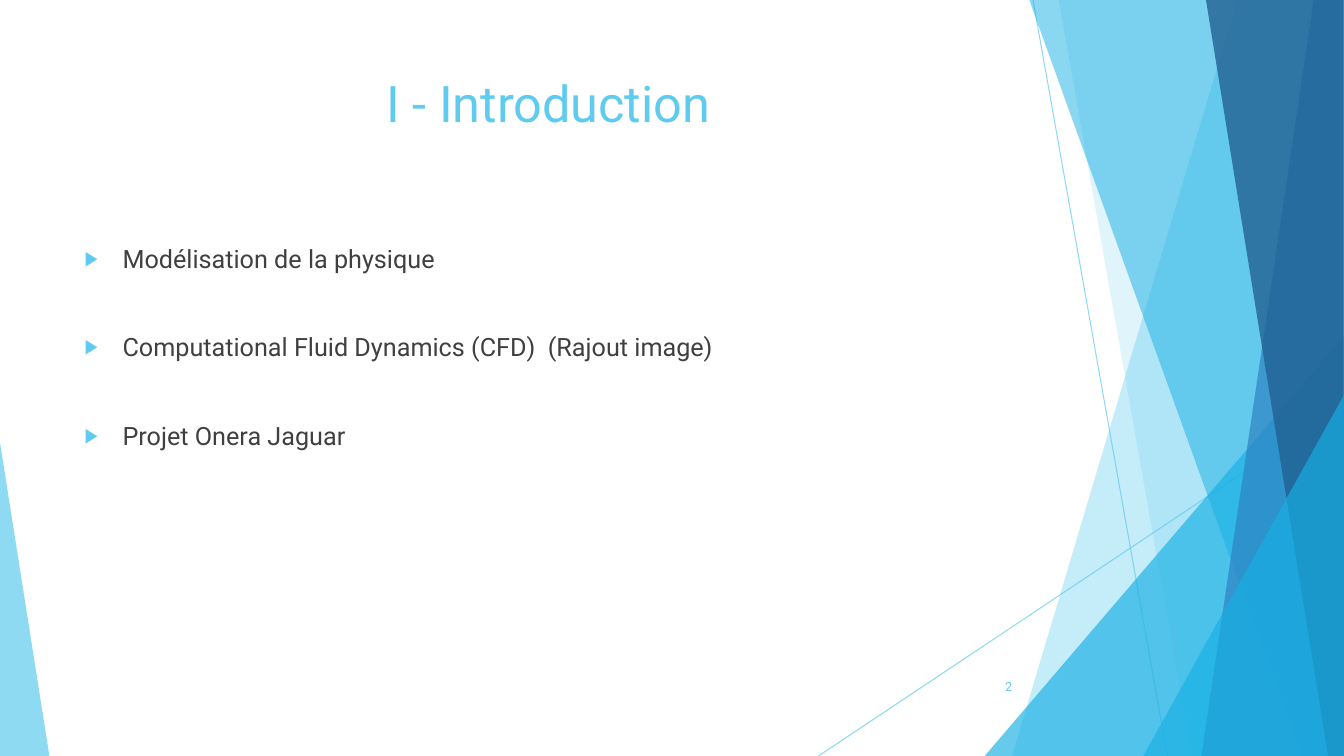
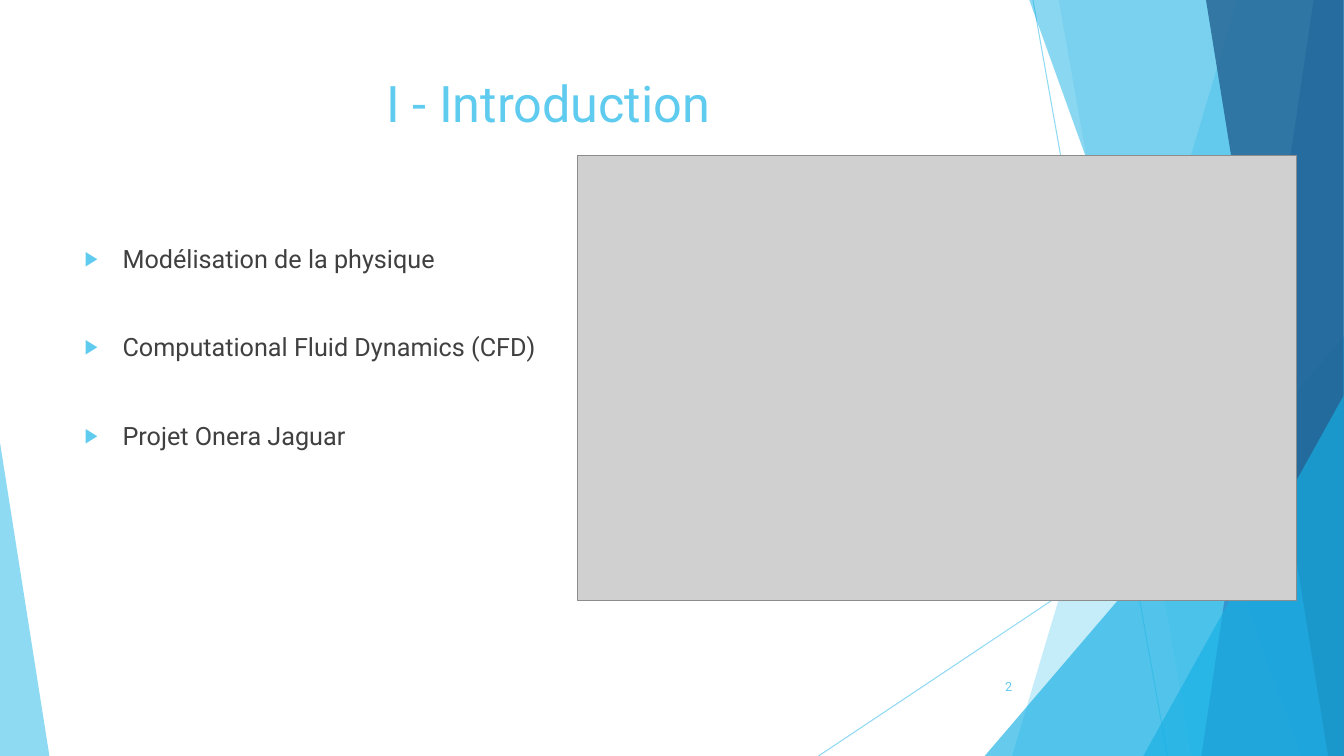
Before and after one commit to pierreXVI/PIE, a slide deck: slide 2 of oral_presentation/Oral_presentation_12_02_2019.pptx. Drawn at 1344x756 pixels with LibreOffice and Linux fonts; fonts in the diff are those of the drawing; grey boxes stand for pictures. Boxes give left, top, right and bottom in pixels: in the first picture for what was removed or moved away, otherwise in the second. Text is boxed around its words. In the diff, an @@ line names an element or a change of style, - is before the commit and + after.

```diff
--- a/oral_presentation/Oral_presentation_12_02_2019.pptx
+++ b/oral_presentation/Oral_presentation_12_02_2019.pptx
@@ picture added at bbox=[578, 155, 1297, 600] @@
@@ text at bbox=[123, 336, 535, 362]: text changed @@
-▶ Computational Fluid Dynamics (CFD) (Rajout image)
+▶ Computational Fluid Dynamics (CFD)
```
Also in this commit, not shown: 5 other slides changed, 3 slides added, 1 slide removed, 18 other files.
